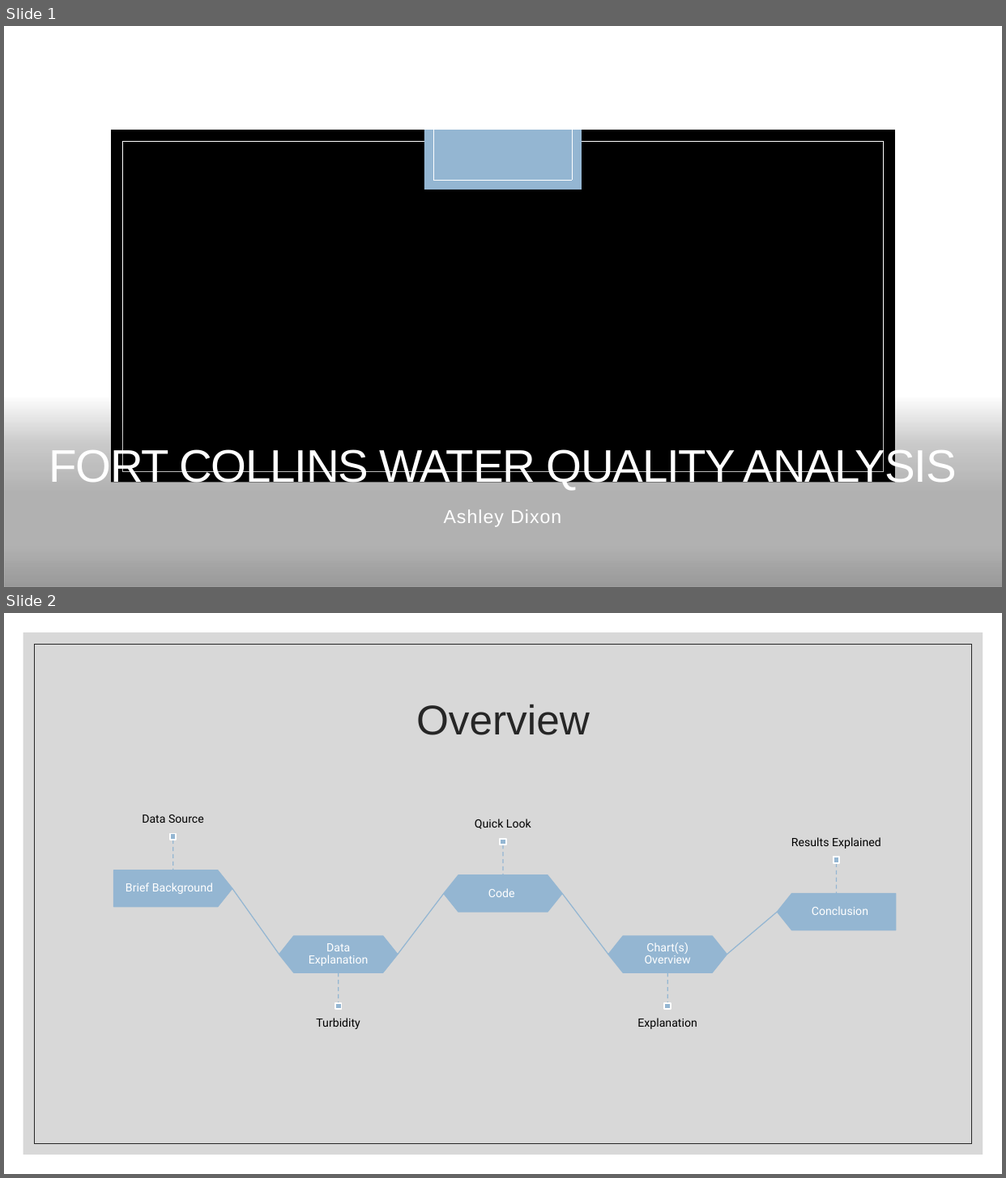
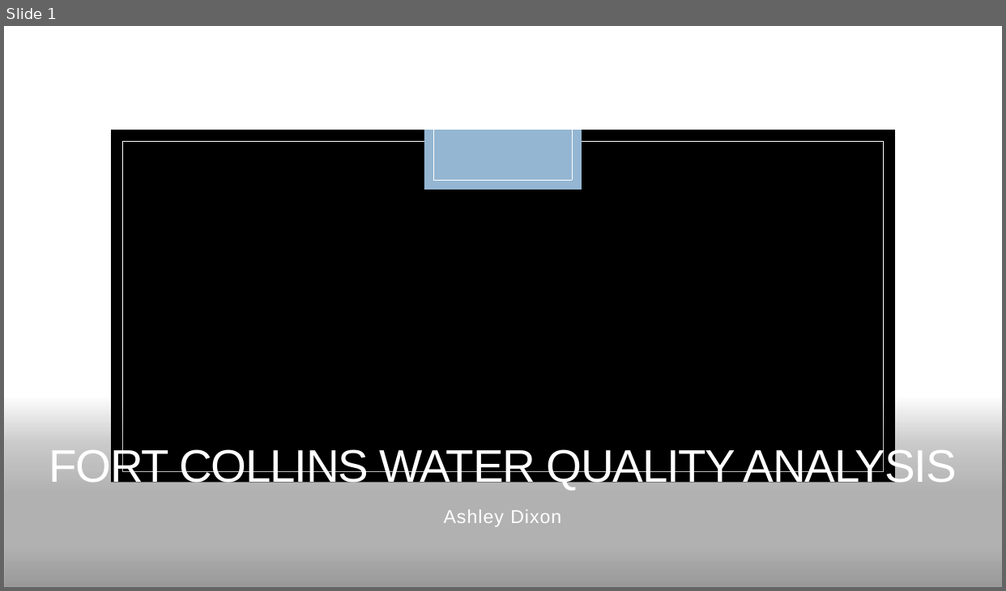
Before and after one commit to aidixon/Project-2, a slide deck: Project_2.pptx. Shown one above the other, each under a label of ours: slides 1 and 2 before the commit, slide 1 after it. The pictures are 1006x1178 and 1006x591 pixels, drawn with LibreOffice and Linux fonts; fonts in the diff are those of the drawing; background and template pictures are left out. Boxes give left, top, right and bottom in pixels: in the first picture for what was removed or moved away, otherwise in the second. Text is boxed around its words. In the diff, an @@ line names an element or a change of style, - is before the commit and + after.

```diff
--- a/Project_2.pptx
+++ b/Project_2.pptx
@@ slide 2 removed at (x1=4, y1=613, x2=1002, y2=1174), background #FFFFFF @@
@@ rectangle removed at (x1=23, y1=632, x2=983, y2=1155) @@
@@ rectangle removed at (x1=35, y1=644, x2=972, y2=1144) @@
@@ title removed at (x1=416, y1=705, x2=590, y2=735) @@
-Overview
@@ group removed at (x1=114, y1=815, x2=896, y2=1029): 10 texts, 5 lines, 5 rectangles, 4 freeform shapes, 3 hexagons, 2 pentagon arrows @@
-Brief Background
-Data Source
-Data Explanation
-Turbidity
-Code
-Quick Look
-Chart(s) Overview
-Explanation
-Conclusion
-Results Explained
```
Also in this commit, not shown: 2 other files.
